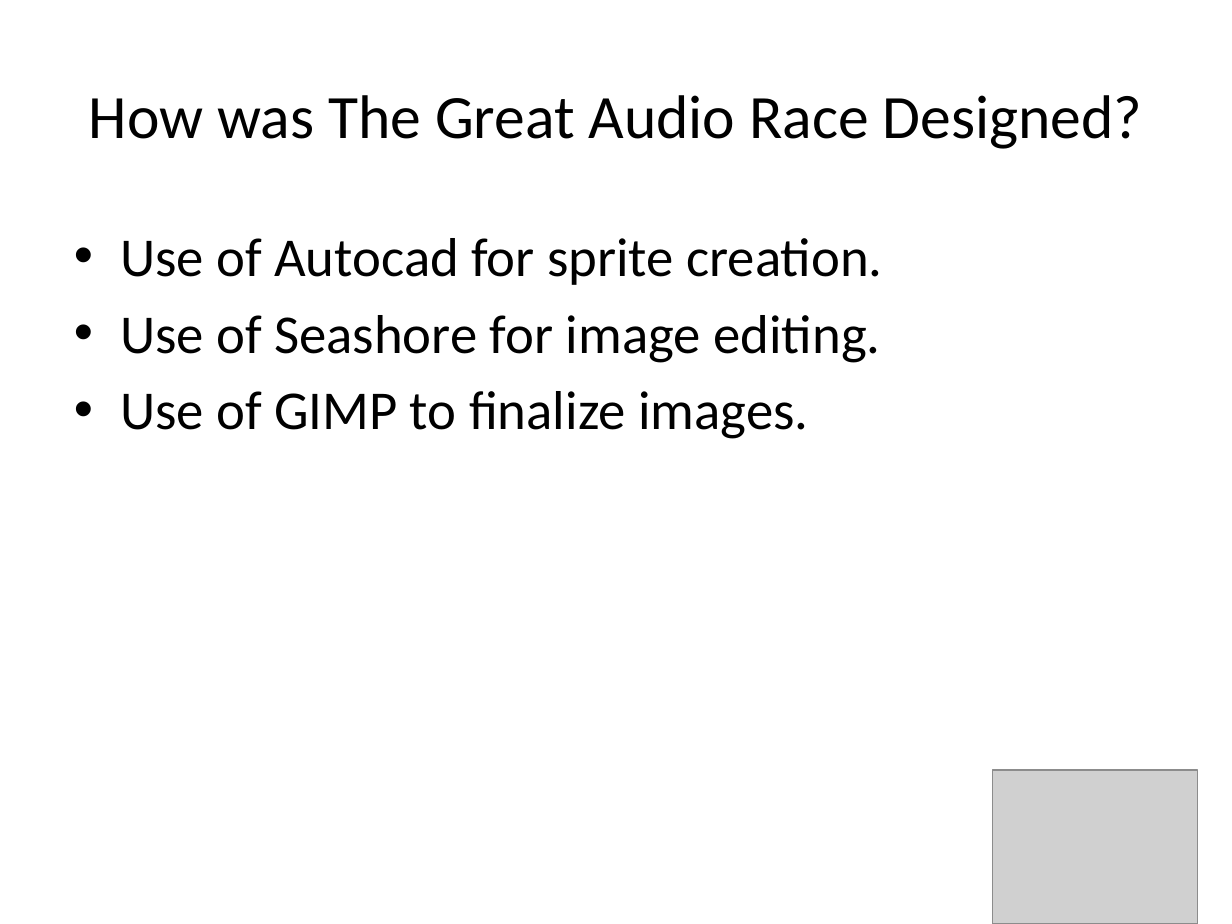
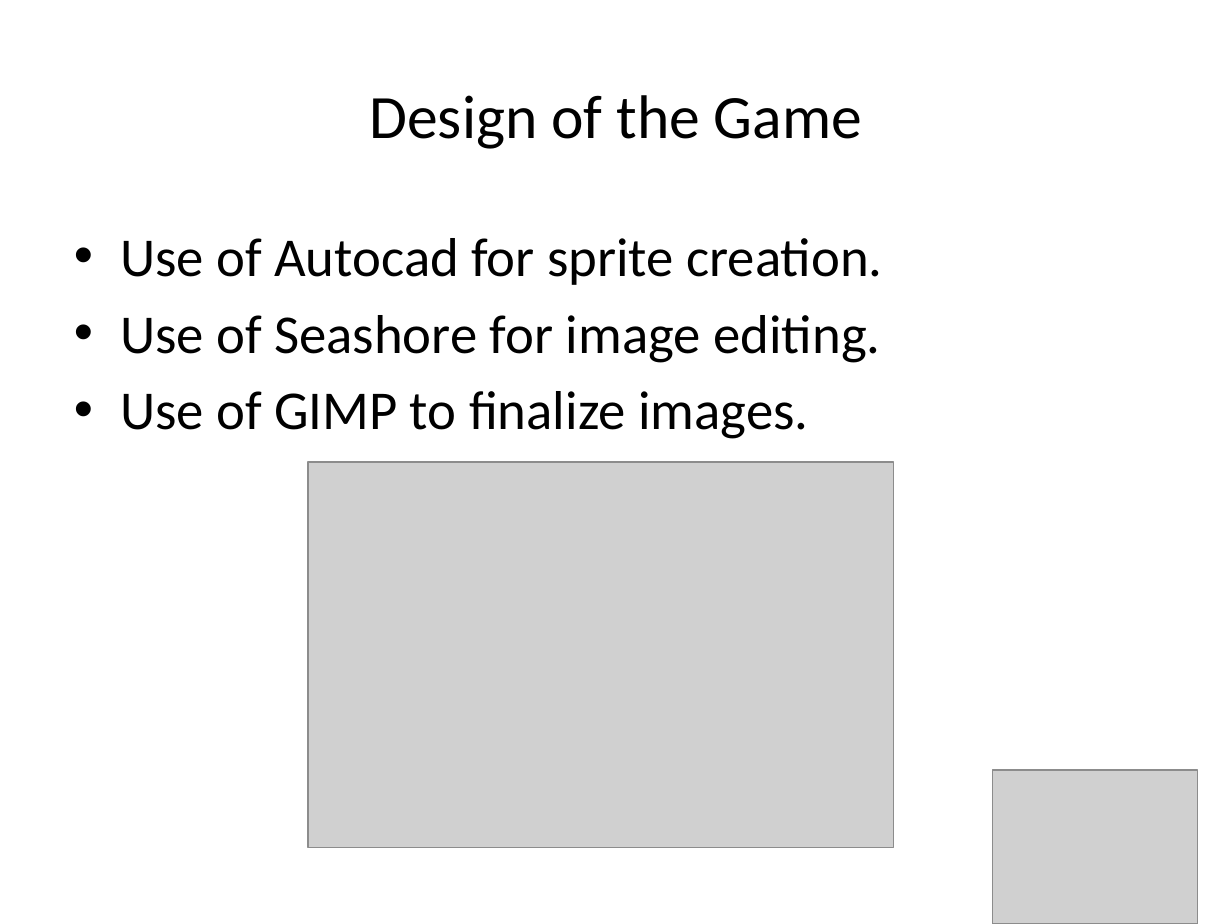
Before and after one commit to amlees/The-Great-Audio-Race, a slide deck: slide 8 of presenationTWO.pptx. Drawn at 1232x924 pixels with LibreOffice and Linux fonts; fonts in the diff are those of the drawing; grey boxes stand for pictures. Boxes give left, top, right and bottom in pixels: in the first picture for what was removed or moved away, otherwise in the second. Text is boxed around its words. In the diff, an @@ line names an element or a change of style, - is before the commit and + after.

```diff
--- a/presenationTWO.pptx
+++ b/presenationTWO.pptx
@@ title at [369,95,862,149]: text changed @@
-How was The Great Audio Race Designed?
+Design of the Game
@@ picture added at [308,462,893,848] @@
```
Also in this commit, not shown: 7 other slides changed, 5 slides added, 7 slides removed, 1 other file.
